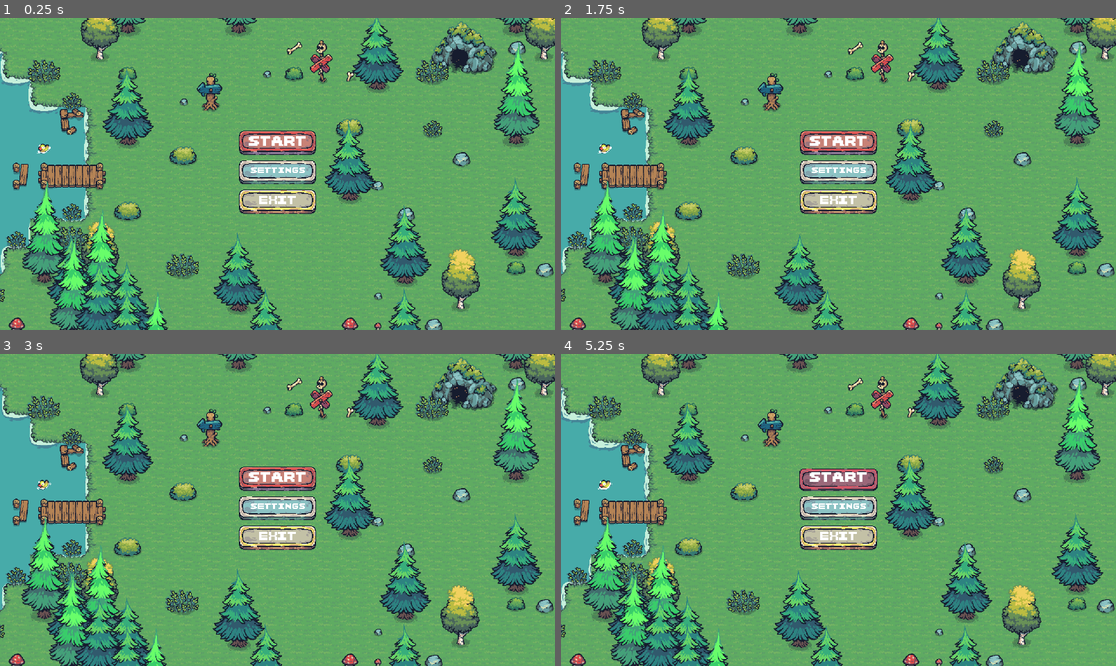
Above: before the commit, frames 1-4 (two rows, left to right).
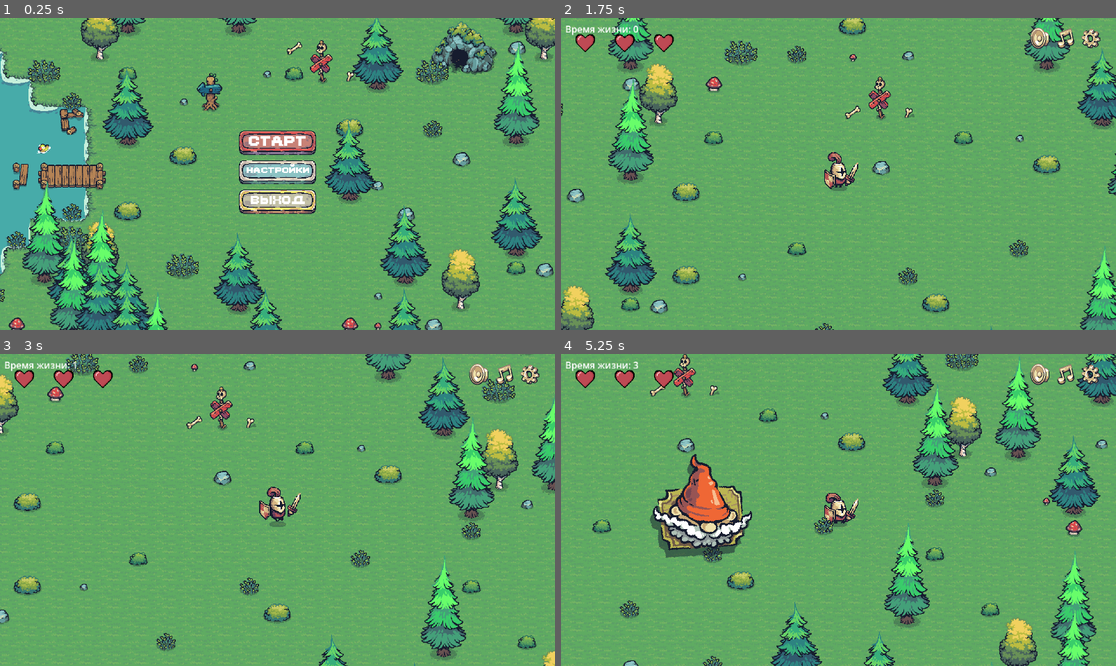
Above: after the commit, the same moments.

Repository: darkicestormteam/Fgame
Game: Godot game, scene res://scenes/mainmenu.tscn
Same seed, same stepped clock (60 frames per second), same inputs: the game is played once before the commit and once after it.
Inputs (mouse positions are in pixels of both pictures, inside the frame that each line leads up to):
- Up to frame 1 (0.25 s): no input
- Up to frame 2 (1.75 s): click "Start" (after the commit: "старт") at 0.5 s; click "Start" (after the commit: "старт") at 1.25 s
- Up to frame 3 (3 s): tap Enter (ui_accept) at 2, 2.85 s; move the mouse to (399, 494) at 2.02 s; hold D (move_right) 2.03-2.78 s; hold Enter (ui_accept) 2.03-2.78 s; tap Space at 2.1 s; move the mouse to (166, 525) at 2.77 s; hold S (move_down) from 2.78 s (still down)
- Up to frame 4 (5.25 s): tap Enter (ui_accept) at 3.02, 3.32, 4.52, 4.82 s; tap Space at 3.05, 3.6, 4.35 s; move the mouse to (894, 441) at 3.52 s; release S (move_down) at 3.53 s; hold D (move_right) 3.53-4.28 s; hold Enter (ui_accept) 3.53-4.28 s; move the mouse to (810, 572) at 4.27 s; hold W (move_up) 4.28-5.03 s; move the mouse to (1005, 556) at 5.02 s; hold A (move_left) from 5.03 s (still down); hold Enter (ui_accept) from 5.03 s (still down)

The runs differ from the first frame. In frame 1, 0.3% of the frame differs, in the area x 44-56%, y 37-60%; in frame 2, 41%; in frame 3, 41%; in frame 4, 47%, in the area x 0-100%, y 0-100%.
Error before the commit: Parse Error: Class "Localization" hides an autoload singleton. (res://script/localization.gd:1)

Commit message:
update branch

Diff:
--- a/script/game_over.gd
+++ b/script/game_over.gd
@@ -1,6 +1,7 @@
 extends CanvasLayer
 
 @onready var tap_sound: AudioStreamPlayer = $Tap
+@onready var restart_button: TextureButton = $TextureButton
 
 # Called when the node enters the scene tree for the first time.
 func _ready() -> void:
@@ -11,6 +12,14 @@
 # Called every frame. 'delta' is the elapsed time since the previous frame.
 func _process(delta: float) -> void:
 	pass
+
+
+func _input(event: InputEvent) -> void:
+	if not visible:
+		return
+
+	if event.is_action_pressed("ui_accept") or (event is InputEventKey and event.pressed and event.keycode == KEY_SPACE):
+		_on_reset_game_pressed()
 
 
 func _on_reset_game_pressed() -> void:
--- a/script/localization.gd
+++ b/script/localization.gd
@@ -1,4 +1,3 @@
-class_name Localization
 extends Node
 
 var current_locale: String = "ru"  # Default to Russian
Not shown, changed: .gitignore
